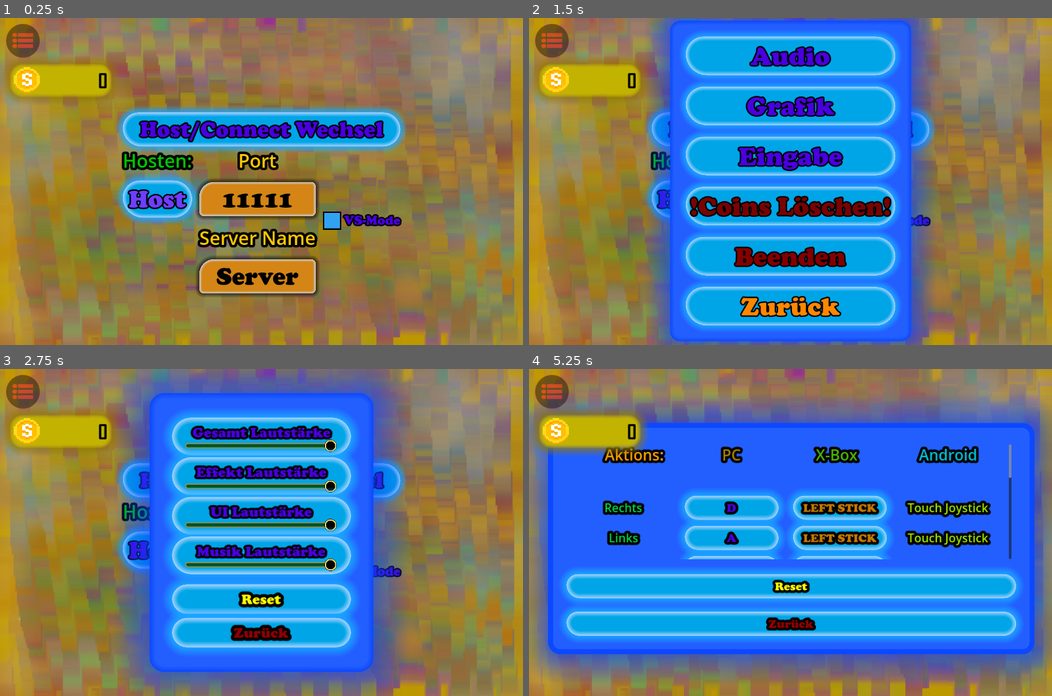
Above: before the commit, frames 1-4 (two rows, left to right).
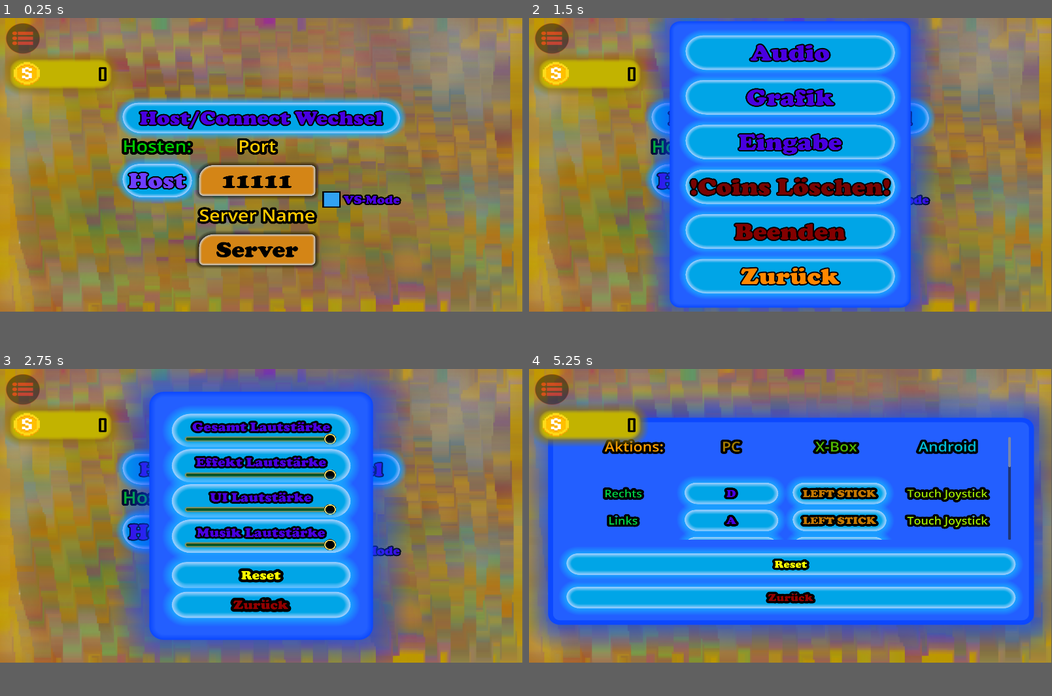
Above: after the commit, the same moments.

Repository: NIK-98/Paint_The_Ground
Game: Godot game, scene res://sceens/main.tscn
The game is run twice, just before and just after one commit, with the same random seed, the same clock (stepped at 60 frames per second) and the same inputs.
Inputs (mouse positions are in pixels of both pictures, inside the frame that each line leads up to):
- Up to frame 1 (0.25 s): no input
- Up to frame 2 (1.5 s): click "Host" at 0.5 s; click (549, 40) at 1.25 s
- Up to frame 3 (2.75 s): click "Audio" at 2 s
- Up to frame 4 (5.25 s): click "Zurück" at 2.75 s; click "Grafik" at 3.5 s; click "Zurück" at 4.25 s; click "Eingabe" at 5 s
The window is 800x500 before the commit and 799x449 after it. Grey fills any space a smaller window leaves; there, only what the larger window draws over its background counts as a difference.

The runs differ from the first frame. In frame 1, 47% of the frame differs, in the area x 0-100%, y 0-100%; in frame 2, 52%; in frame 3, 52%; in frame 4, 56%.

Commit message:
Windows manuelle auflösungs einstellung wird jetzt gespeichert und projekt ist verschlüsselt

Diff:
--- a/sceens/Name.tscn
+++ b/sceens/Name.tscn
@@ -1,6 +1,7 @@
-[gd_scene load_steps=3 format=3 uid="uid://cj1swxdws84yf"]
+[gd_scene load_steps=4 format=3 uid="uid://cj1swxdws84yf"]
 
 [ext_resource type="FontFile" uid="uid://bfcryq868krcb" path="res://resources/fonts/AniMeMatrix-MB_EN.ttf" id="1_7sd7y"]
+[ext_resource type="Script" path="res://scripts/name.gd" id="2_kw8go"]
 
 [sub_resource type="SceneReplicationConfig" id="SceneReplicationConfig_d4c1o"]
 properties/0/path = NodePath(".:text")
@@ -14,6 +15,7 @@
 anchors_preset = 15
 anchor_right = 1.0
 anchor_bottom = 1.0
+offset_bottom = -733.0
 grow_horizontal = 2
 grow_vertical = 2
 theme_override_colors/font_outline_color = Color(0, 0, 0, 1)
@@ -23,6 +25,7 @@
 horizontal_alignment = 1
 vertical_alignment = 1
 autowrap_mode = 2
+script = ExtResource("2_kw8go")
 
 [node name="MultiplayerSynchronizer" type="MultiplayerSynchronizer" parent="."]
 replication_config = SubResource("SceneReplicationConfig_d4c1o")
--- a/sceens/level.tscn
+++ b/sceens/level.tscn
@@ -653,7 +653,6 @@
 
 [node name="Tap" type="CanvasLayer" parent="."]
 layer = 6
-visible = false
 
 [node name="CenterContainer" type="CenterContainer" parent="Tap"]
 anchors_preset = 15
@@ -677,6 +676,8 @@
 theme_override_fonts/font = ExtResource("18_c4hof")
 theme_override_font_sizes/font_size = 42
 text = "!!!!Spieler!!!!!"
+horizontal_alignment = 1
+vertical_alignment = 1
 
 [node name="MultiplayerSpawner" type="MultiplayerSpawner" parent="Tap/CenterContainer/PanelContainer"]
 _spawnable_scenes = PackedStringArray("res://sceens/Name.tscn")
--- a/scripts/Grafik.gd
+++ b/scripts/Grafik.gd
@@ -19,6 +19,7 @@
 
 
 var id = 0
+var save_id = 0
 var v_sync_mode = false
 var fullscreen_mode = true
 var max_frams = 200
@@ -46,7 +47,7 @@
 			Add_Resolutions()
 			full_screen.set_pressed_no_signal(fullscreen_mode)
 			_on_full_screen_toggled(fullscreen_mode)
-			_on_option_button_item_selected(id)
+			_on_option_button_item_selected(save_id)
 			Set_Resulutuns_text()
 		if OS.get_name() == "Android" or OS.get_name() == "IOS":
 			option_button.visible = false
@@ -73,7 +74,7 @@
 		"parent" : get_parent().get_path(),
 		"pos_x" : position.x, # Vector2 is not supported by JSON
 		"pos_y" : position.y,
-		"id" : id,
+		"save_id" : save_id,
 		"v_sync_mode" : v_sync_mode,
 		"fullscreen_mode" : fullscreen_mode,
 		"max_frams" : max_frams
@@ -172,8 +173,10 @@
 func _on_back_pressed():
 	Global.ui_sound = true
 	if not FileAccess.file_exists(save_grafik_path):
+		save_id = id
 		get_parent().save_game("savegrafik", save_grafik_path)
 	else:
+		save_id = id
 		DirAccess.remove_absolute(save_grafik_path)
 		get_parent().save_game("savegrafik", save_grafik_path)
 
--- a/scripts/level.gd
+++ b/scripts/level.gd
@@ -244,6 +244,7 @@
 		var new_name = name_label.instantiate()
 		new_name.name = str(id)
 		new_name.text = text
+		new_name.namen = text
 		new_name.set("theme_override_colors/font_color",$Players.get_node(str(id)).get_node("Color").color)
 		list_player_id_and_pos.append([id, playerlist.find(id)])
 		var child = new_name.duplicate()
--- a/scripts/main.gd
+++ b/scripts/main.gd
@@ -7,6 +7,7 @@
 var save_input_setting_path = "user://saveinputsettings.save"
 var server_browser_new = preload("res://sceens/server_browser.tscn")
 @onready var akzeptieren: CenterContainer = $CanvasLayer/akzeptieren
+const passw = "ffw49w3rwhfrw8"
 
 var controll_switcher = false
 
@@ -54,7 +55,7 @@
 func save_game(group: String, path: String):
 	if FileAccess.file_exists(path):
 		DirAccess.remove_absolute(path)
-	var save_file = FileAccess.open(path, FileAccess.WRITE)
+	var save_file = FileAccess.open_encrypted_with_pass(path, FileAccess.WRITE, passw)
 	var save_nodes = get_tree().get_nodes_in_group(group)
 	for node in save_nodes:
 		# Check the node is an instanced scene so it can be instanced again during load.
@@ -92,7 +93,7 @@
 
 	# Load the file line by line and process that dictionary to restore
 	# the object it represents.
-	var save_file = FileAccess.open(path, FileAccess.READ)
+	var save_file = FileAccess.open_encrypted_with_pass(path, FileAccess.READ, passw)
 	while save_file.get_position() < save_file.get_length():
 		var json_string = save_file.get_line()
 
--- /dev/null
+++ b/scripts/name.gd
@@ -0,0 +1,3 @@
+extends Label
+
+var namen = ""
--- a/scripts/player.gd
+++ b/scripts/player.gd
@@ -60,6 +60,7 @@
 			Gametriggerstart = true
 			main.get_node("CanvasLayer/change").visible = true
 			position = Vector2(randi_range(player_spawn_grenze,Global.Spielfeld_Size.x-player_spawn_grenze-$Color.size.x),randi_range(player_spawn_grenze,Global.Spielfeld_Size.y-player_spawn_grenze-$Color.size.y))
+
 	if level.get_node("CanvasLayer/Time").visible:
 		if level.get_node("CanvasLayer/Time").text.to_int() > 0:
 			if name.to_int() == multiplayer.get_unique_id():
@@ -97,7 +98,6 @@
 					d_score += d.score
 				d_score /= len(get_parent().get_children())
 				main.get_node("money/coin_display").set_money(d_score)
-
 
 func _process(_delta):
 	if level.get_node("CanvasLayer/Time").visible:
Not shown, changed: export_presets.cfg
